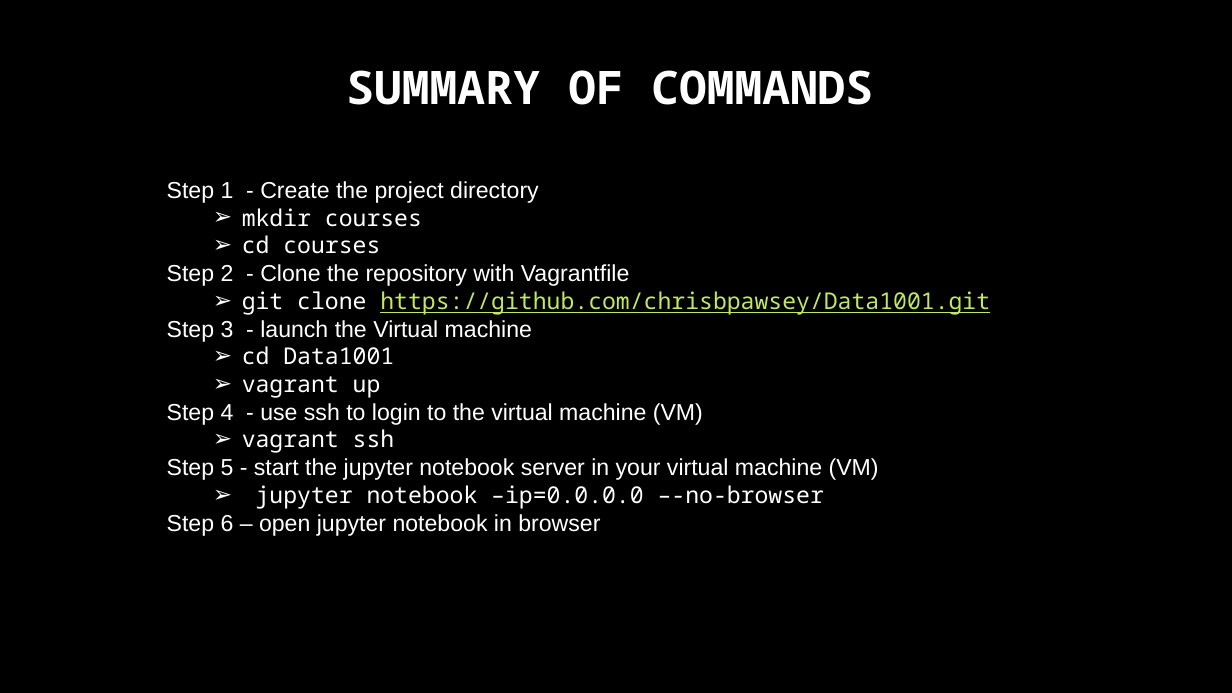
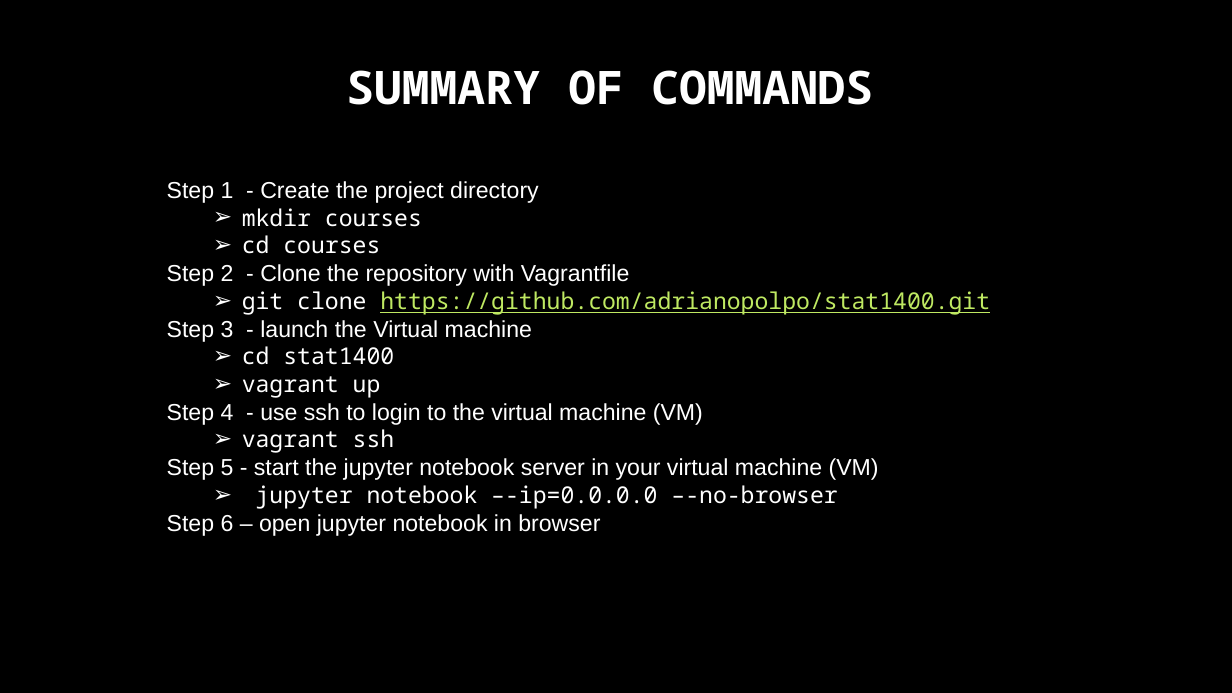
Before and after one commit to chrisbuwahpc/Data1001, a slide deck: slide 13 of VM_instructions.pptx (slide 12 before the commit). Drawn at 1232x693 pixels with LibreOffice and Linux fonts; fonts in the diff are those of the drawing; background and template pictures are left out. Boxes give left, top, right and bottom in pixels: in the first picture for what was removed or moved away, otherwise in the second. Text is boxed around its words. In the diff, an @@ line names an element or a change of style, - is before the commit and + after.

```diff
--- a/VM_instructions.pptx
+++ b/VM_instructions.pptx
@@ text at (242,291,990,315): text changed @@
-  ➢ git clone https://github.com/chrisbpawsey/Data1001.git
+  ➢ git clone https://github.com/adrianopolpo/stat1400.git
@@ text at (242,346,394,365): text changed @@
-  ➢ cd Data1001
+  ➢ cd stat1400
@@ text at (256,485,837,509): text changed @@
-  ➢ jupyter notebook –ip=0.0.0.0 –-no-browser
+  ➢ jupyter notebook –-ip=0.0.0.0 –-no-browser
```
Also in this commit, not shown: 6 other slides changed, 1 slide added, 2 other files.
